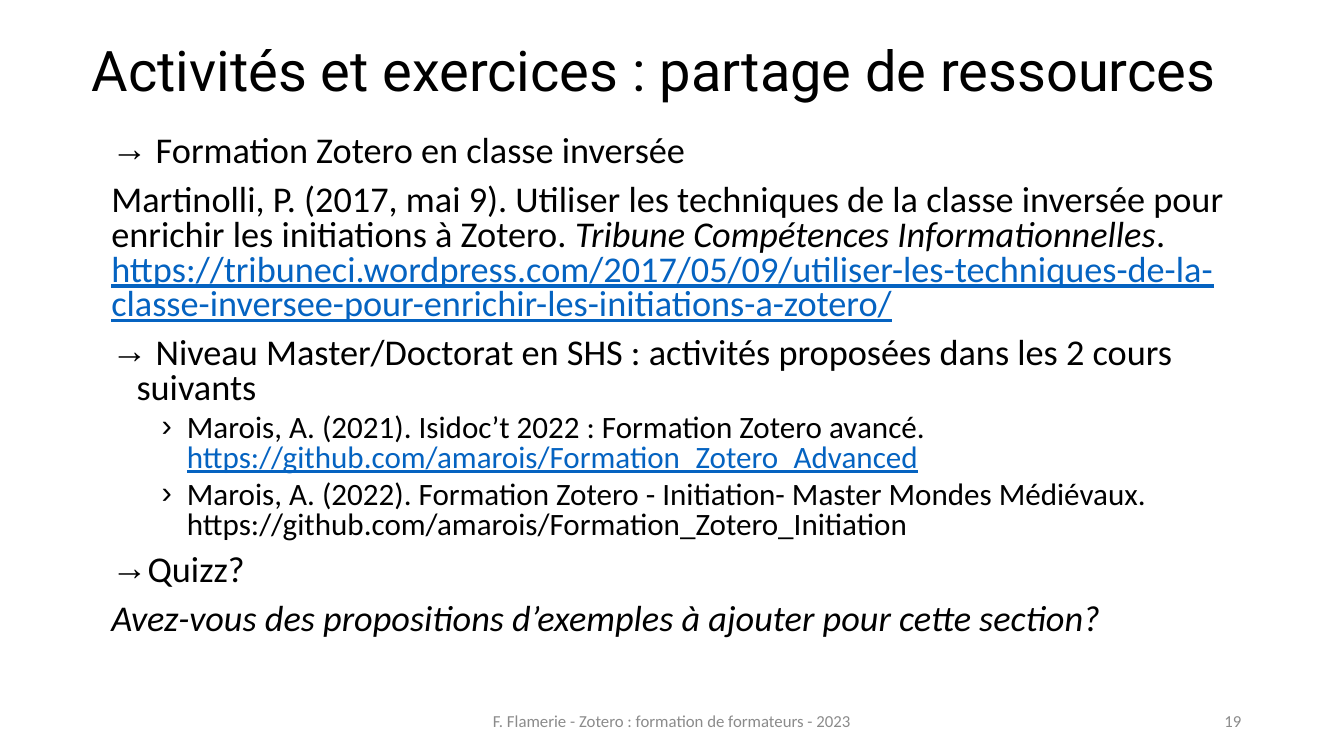
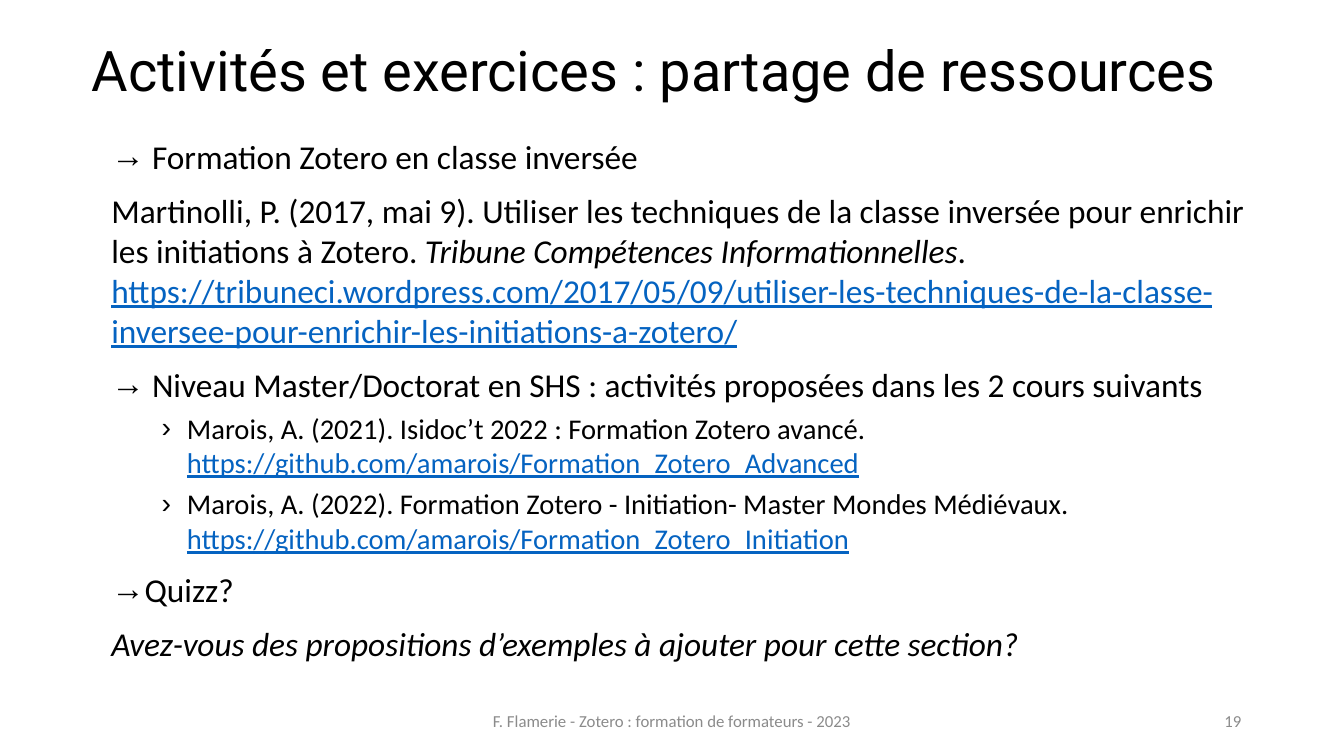
Before and after one commit to fflamerie/zotero_formateurs, a slide deck: slide 19 of docs/zotero_formateurs.pptx. Drawn at 1344x756 pixels with LibreOffice and Linux fonts; fonts in the diff are those of the drawing. Boxes give left, top, right and bottom in pixels: in the first picture for what was removed or moved away, otherwise in the second. Text is boxed around its words. In the diff, an @@ line names an element or a change of style, - is before the commit and + after.

```diff
--- a/docs/zotero_formateurs.pptx
+++ b/docs/zotero_formateurs.pptx
@@ text "Formation Zotero en classe inversée" at bbox=[111, 146, 1244, 662]: size 25.9 to 23.8 pt in "Formation Zotero en classe inversée", "Martinolli, P. (2017, mai 9). Utiliser les ...", "Niveau Master/Doctorat en SHS : activités proposées ...", "Quizz?" and 1 more places; size 22.2 to 20.4 pt in "Marois, A. (2021). Isidoc’t 2022 : Formation ...", "Marois, A. (2022). Formation Zotero - Initiation- ..."; text colour #000000 to #0563C1, underline on in "https://github.com/amarois/Formation_Zotero_Initiation"; line spacing 0.8 to 1 @@
```
Also in this commit, not shown: 5 other slides changed, 1 other file.
